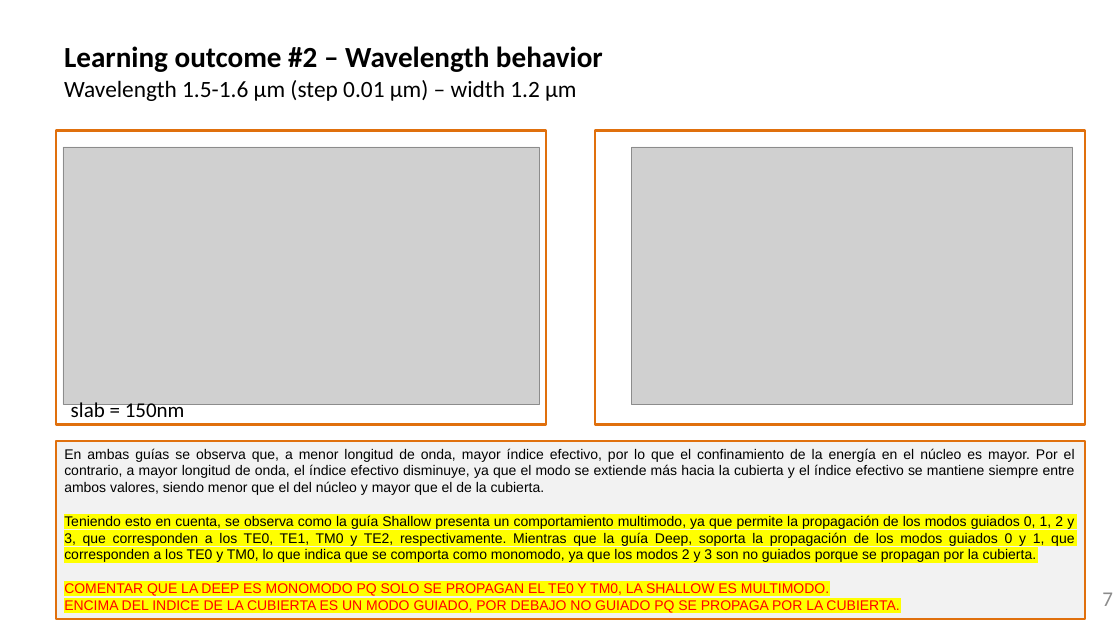
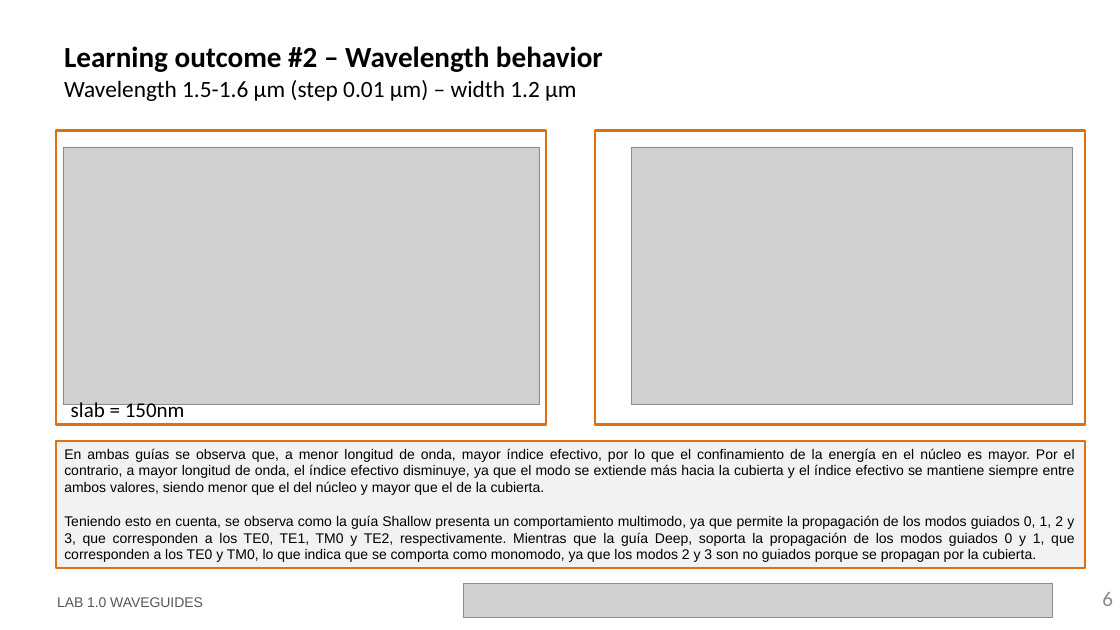
Before and after one commit to jllanoh/cifoin-lab1, a slide deck: slide 6 of LabBook_10.pptx (slide 7 before the commit). Drawn at 1120x630 pixels with LibreOffice and Linux fonts; fonts in the diff are those of the drawing; grey boxes stand for pictures; background and template pictures are left out. Boxes give left, top, right and bottom in pixels: in the first picture for what was removed or moved away, otherwise in the second. Text is boxed around its words. In the diff, an @@ line names an element or a change of style, - is before the commit and + after.

```diff
--- a/LabBook_10.pptx
+++ b/LabBook_10.pptx
@@ rectangle "En ambas guías se observa ..." resized from (x1=56, y1=441, x2=1086, y2=619) to (x1=56, y1=441, x2=1086, y2=568) @@
@@ text in rectangle at (x1=64, y1=515, x2=1074, y2=562): highlight #FFFF00 to none in "Teniendo esto en cuenta, se observa como ..." @@
@@ text in rectangle at (x1=64, y1=583, x2=899, y2=614): paragraphs removed @@
-COMENTAR QUE LA DEEP ES MONOMODO PQ SOLO SE PROPAGAN EL TE0 Y TM0, LA SHALLOW ES MULTIMODO.
-ENCIMA DEL INDICE DE LA CUBIERTA ES UN MODO GUIADO, POR DEBAJO NO GUIADO PQ SE PROPAGA POR LA CUBIERTA.
@@ picture added at (x1=464, y1=584, x2=1053, y2=618) @@
@@ page number at (x1=1102, y1=592, x2=1113, y2=606): text changed @@
-7
+6
```
Also in this commit, not shown: 10 other slides changed, 1 slide removed, 1 other file.
